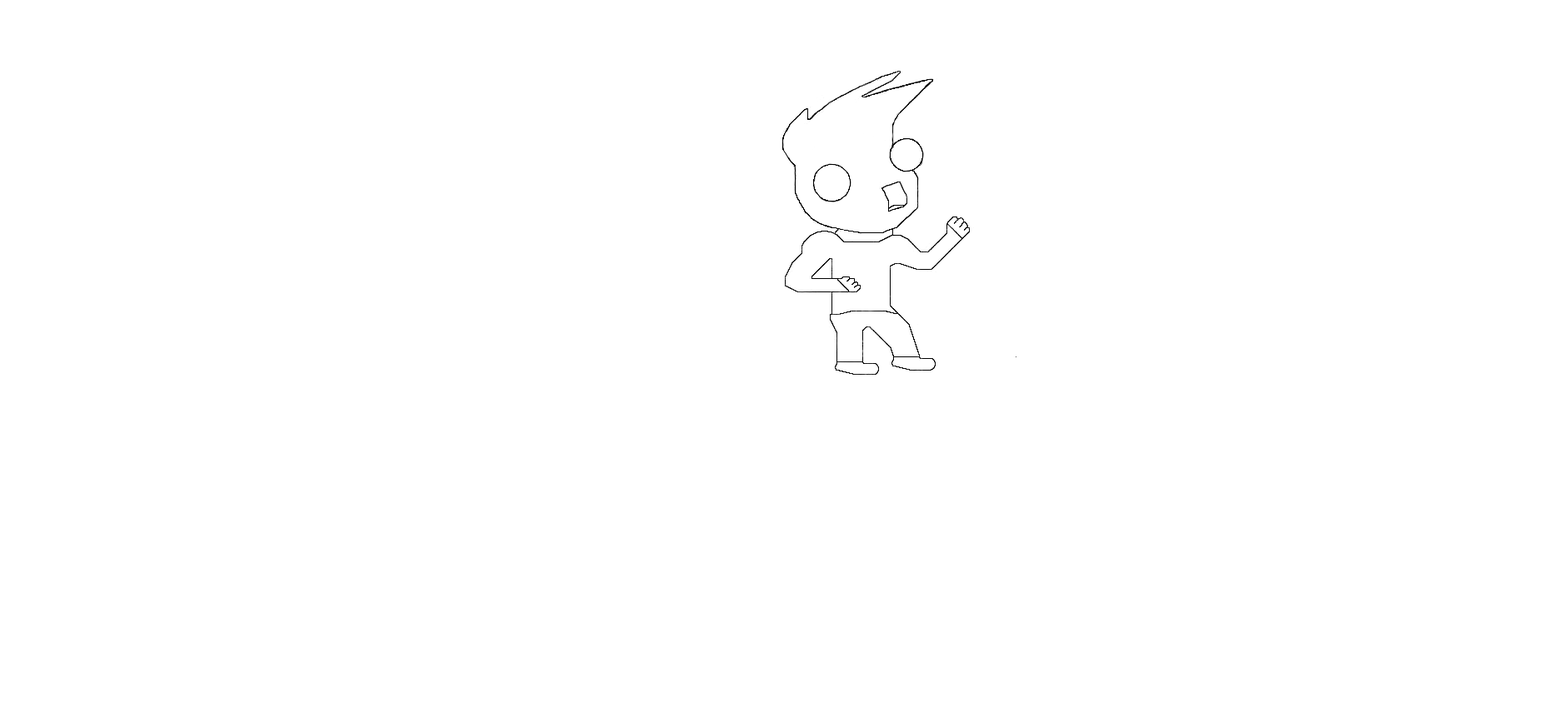
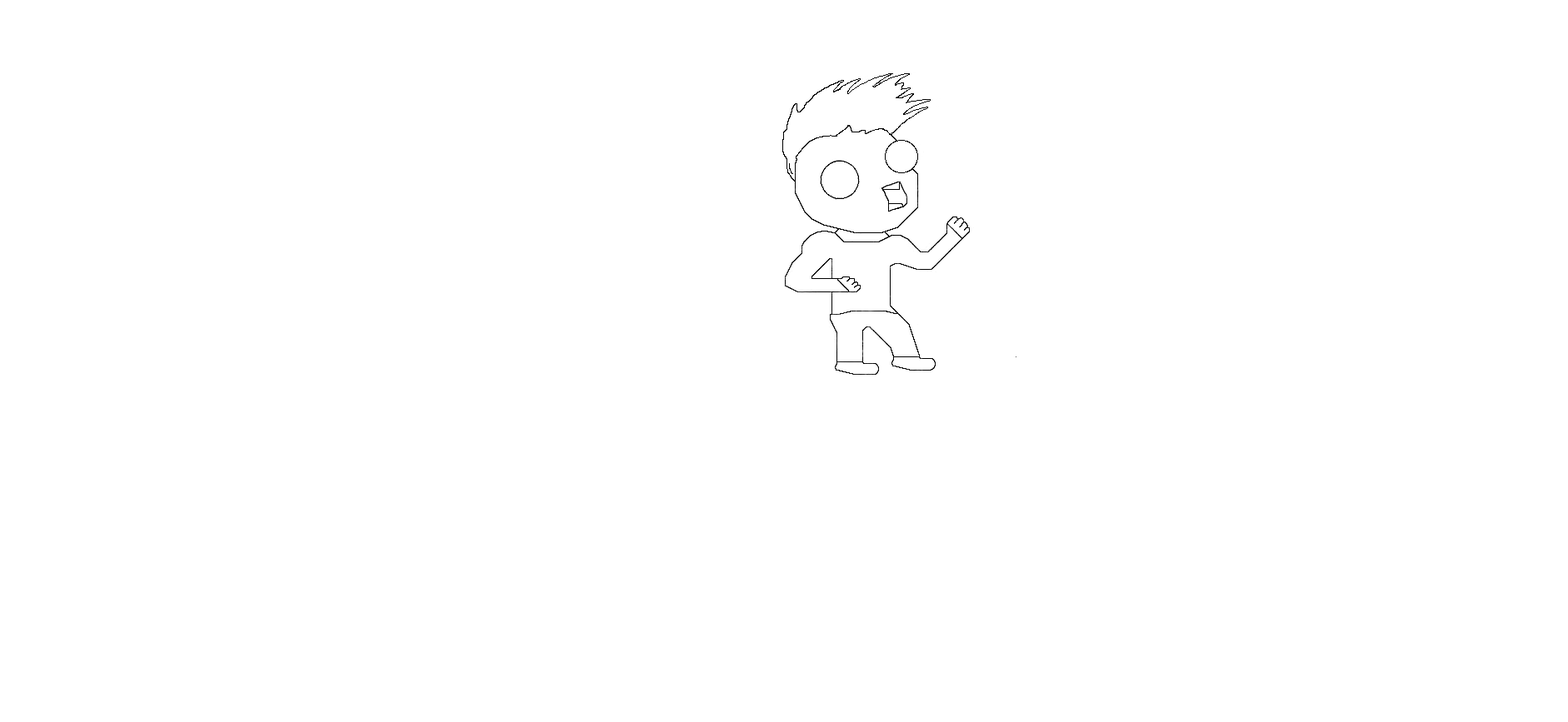
Two versions of the same layered image (1568px x 722px). Layer-by-layer changes:
painted on "Ebene 1" over [left=780, top=70, right=938, bottom=238]
painted on "Ellipse 3" over [left=780, top=70, right=938, bottom=166]
painted on "Ebene 0" over [left=780, top=73, right=938, bottom=167]
